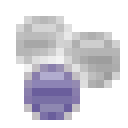
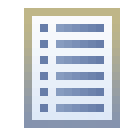
Before/after of a 128px x 128px layered artwork. What changed in the layer stack:
hid "Layer 19 copy 3" over [24, 64, 80, 120]
hid "Layer 19 copy 4" over [64, 32, 120, 88]
hid "Layer 19 copy 2" over [16, 16, 72, 72]
showed "folding", painted on it over [16, 8, 120, 128]
